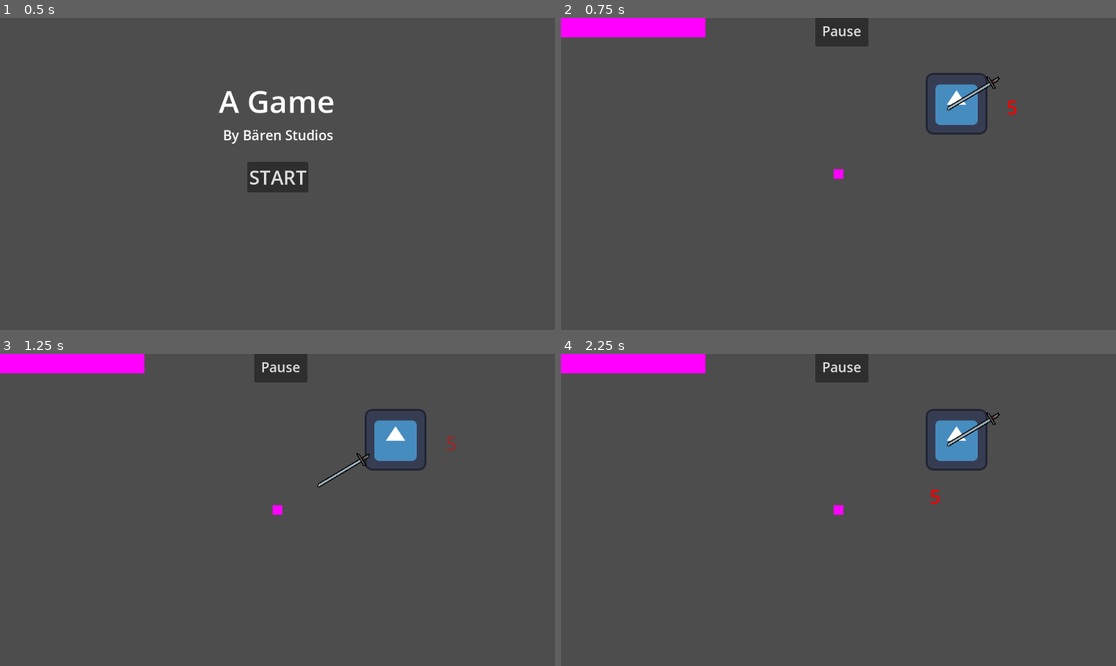
Above: before the commit, frames 1-4 (two rows, left to right).
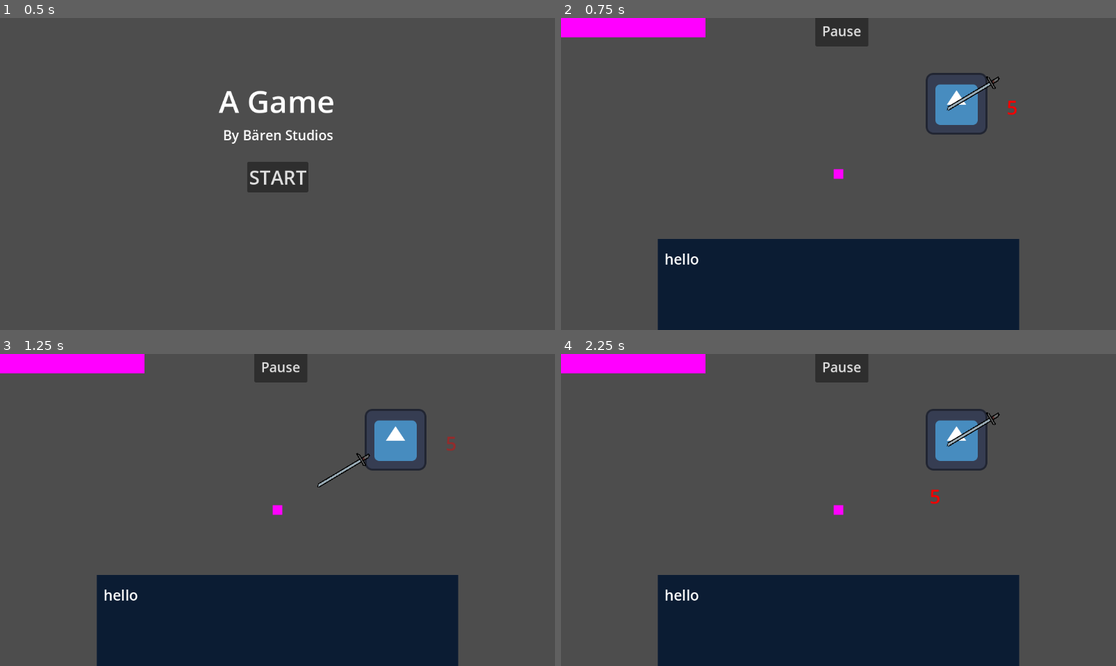
Above: after the commit, the same moments.

Repository: xjarlie/unics-game-jam-2024
Game: Godot game, scene res://StartMenu.tscn
The game is run twice, just before and just after one commit, with the same random seed, the same clock (stepped at 60 frames per second) and the same inputs. The engine's default icon, where the game draws it, is replaced by a stand-in: a white triangle on a blue panel in a dark square.
Inputs:
- Up to frame 1 (0.5 s): no input
- Up to frame 2 (0.75 s): click "START" at 0.5 s
- Up to frame 3 (1.25 s): no input
- Up to frame 4 (2.25 s): click "Pause" at 1.25 s; click "RESTART" at 2 s

Frame 1 is identical in both runs. In frame 2, 19% of the frame differs, in the area x 17-83%, y 70-100%; in frame 3, 19%; in frame 4, 19%.

Commit message:
added dialogue system (also fixed it for pausing)
I haven't fixed it for unpausing actually i do need to do that

Diff:
--- /dev/null
+++ b/Autoloads/signal_bus.gd
@@ -0,0 +1,5 @@
+extends Node
+
+signal display_dialogue(text)
+signal game_over()
+signal pause()
--- /dev/null
+++ b/DialogueBox.tscn
@@ -0,0 +1,34 @@
+[gd_scene load_steps=2 format=3 uid="uid://cj35ar5m4nvt2"]
+
+[ext_resource type="Script" path="res://dialogue_box.gd" id="1_ocggh"]
+
+[node name="DialogueBox" type="CanvasLayer"]
+script = ExtResource("1_ocggh")
+
+[node name="ColorRect" type="ColorRect" parent="."]
+anchors_preset = 7
+anchor_left = 0.5
+anchor_top = 1.0
+anchor_right = 0.5
+anchor_bottom = 1.0
+offset_left = -375.0
+offset_top = -189.0
+offset_right = 375.0
+grow_horizontal = 2
+grow_vertical = 0
+color = Color(0.0441948, 0.110831, 0.200839, 1)
+
+[node name="Label" type="Label" parent="."]
+anchors_preset = 7
+anchor_left = 0.5
+anchor_top = 1.0
+anchor_right = 0.5
+anchor_bottom = 1.0
+offset_left = -361.5
+offset_top = -169.0
+offset_right = 361.5
+offset_bottom = -17.0
+grow_horizontal = 2
+grow_vertical = 0
+theme_override_font_sizes/font_size = 30
+text = "Hello, i love dialogue"
--- a/UI.tscn
+++ b/UI.tscn
@@ -39,7 +39,7 @@
 color = Color(0, 0, 0, 0.713726)
 
 [node name="ResumeButton" type="Button" parent="PauseMenu"]
-anchors_preset = -1
+anchors_preset = 8
 anchor_left = 0.5
 anchor_top = 0.5
 anchor_right = 0.5
@@ -81,7 +81,7 @@
 "
 
 [node name="PausedLabel" type="Label" parent="PauseMenu"]
-anchors_preset = -1
+anchors_preset = 8
 anchor_left = 0.5
 anchor_top = 0.5
 anchor_right = 0.5
@@ -105,7 +105,7 @@
 color = Color(0, 0, 0, 0.713726)
 
 [node name="DeadLabel" type="Label" parent="DeathMenu"]
-anchors_preset = -1
+anchors_preset = 8
 anchor_left = 0.5
 anchor_top = 0.5
 anchor_right = 0.5
--- /dev/null
+++ b/dialogue_box.gd
@@ -0,0 +1,31 @@
+extends CanvasLayer
+
+var current_text_num = 0
+var text
+
+func _ready() -> void:
+	signal_bus.connect("display_dialogue", show_dialogue)
+	signal_bus.connect("game_over", game_over)
+	signal_bus.connect("pause", game_over)
+
+	signal_bus.display_dialogue.emit(["hello", "part2"])
+
+func _input(event: InputEvent) -> void:
+	if Input.is_action_just_pressed("confirm"):
+		next_dialogue()
+
+func show_dialogue(new_text):
+	text = new_text
+	$Label.text = text[current_text_num] #should always be 0 in this line
+	show()
+
+func next_dialogue():
+	if current_text_num < len(text) - 1:
+		current_text_num += 1
+		$Label.text = text[current_text_num]
+	else:
+		current_text_num = 0
+		hide()
+
+func game_over():
+	hide()
--- a/main.gd
+++ b/main.gd
@@ -20,9 +20,9 @@
 
 func _on_player_death() -> void:
 	print("main: oh no player dead")
+	signal_bus.game_over.emit()
 	$UI.on_player_death()
 
-
-
 func _on_ui_pause() -> void:
+	signal_bus.pause.emit()
 	pause()
--- a/main.tscn
+++ b/main.tscn
@@ -1,9 +1,10 @@
-[gd_scene load_steps=5 format=3 uid="uid://6mppwspy2rgd"]
+[gd_scene load_steps=6 format=3 uid="uid://6mppwspy2rgd"]
 
 [ext_resource type="Script" path="res://main.gd" id="1_q55qo"]
 [ext_resource type="PackedScene" uid="uid://c3kpacfuqviie" path="res://player.tscn" id="3_ioyrw"]
 [ext_resource type="PackedScene" uid="uid://dy768pvao65go" path="res://Melee-Priest/priest-melee.tscn" id="3_p5y7f"]
 [ext_resource type="PackedScene" uid="uid://di4xjaokdpgcy" path="res://UI.tscn" id="4_j6env"]
+[ext_resource type="PackedScene" uid="uid://cj35ar5m4nvt2" path="res://DialogueBox.tscn" id="5_uqotq"]
 
 [node name="Main" type="Node2D"]
 script = ExtResource("1_q55qo")
@@ -15,5 +16,7 @@
 
 [node name="UI" parent="." instance=ExtResource("4_j6env")]
 
+[node name="DialogueBox" parent="." instance=ExtResource("5_uqotq")]
+
 [connection signal="death" from="Player" to="." method="_on_player_death"]
 [connection signal="pause" from="UI" to="." method="_on_ui_pause"]
--- a/project.godot
+++ b/project.godot
@@ -14,6 +14,10 @@
 run/main_scene="res://StartMenu.tscn"
 config/features=PackedStringArray("4.3", "Forward Plus")
 config/icon="res://icon.svg"
+
+[autoload]
+
+signal_bus="*res://Autoloads/signal_bus.gd"
 
 [dotnet]
 
@@ -63,6 +67,12 @@
 , Object(InputEventJoypadButton,"resource_local_to_scene":false,"resource_name":"","device":-1,"button_index":4,"pressure":0.0,"pressed":false,"script":null)
 ]
 }
+confirm={
+"deadzone": 0.5,
+"events": [Object(InputEventKey,"resource_local_to_scene":false,"resource_name":"","device":-1,"window_id":0,"alt_pressed":false,"shift_pressed":false,"ctrl_pressed":false,"meta_pressed":false,"pressed":false,"keycode":0,"physical_keycode":32,"key_label":0,"unicode":32,"location":0,"echo":false,"script":null)
+, Object(InputEventJoypadButton,"resource_local_to_scene":false,"resource_name":"","device":-1,"button_index":0,"pressure":0.0,"pressed":false,"script":null)
+]
+}
 
 [rendering]
 
